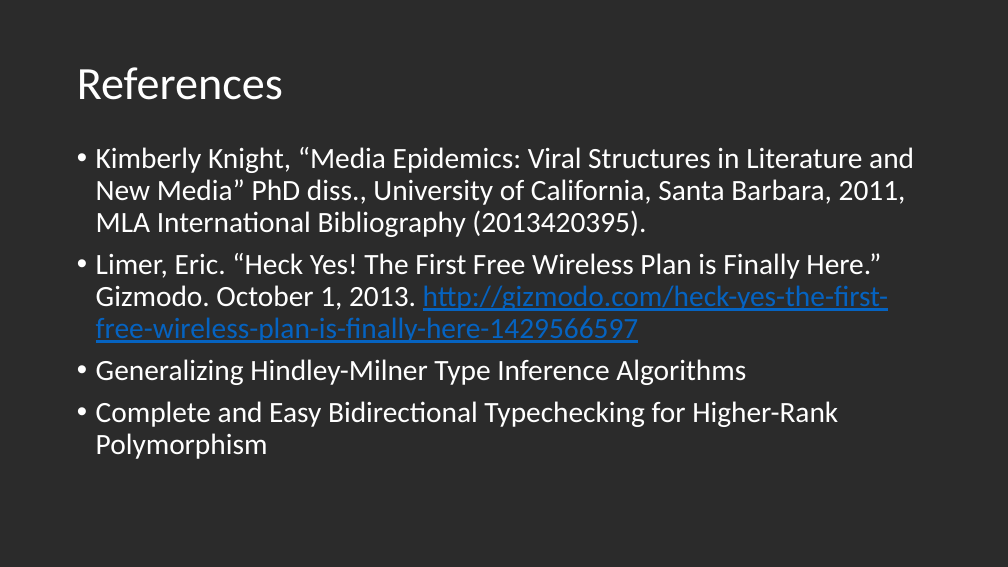
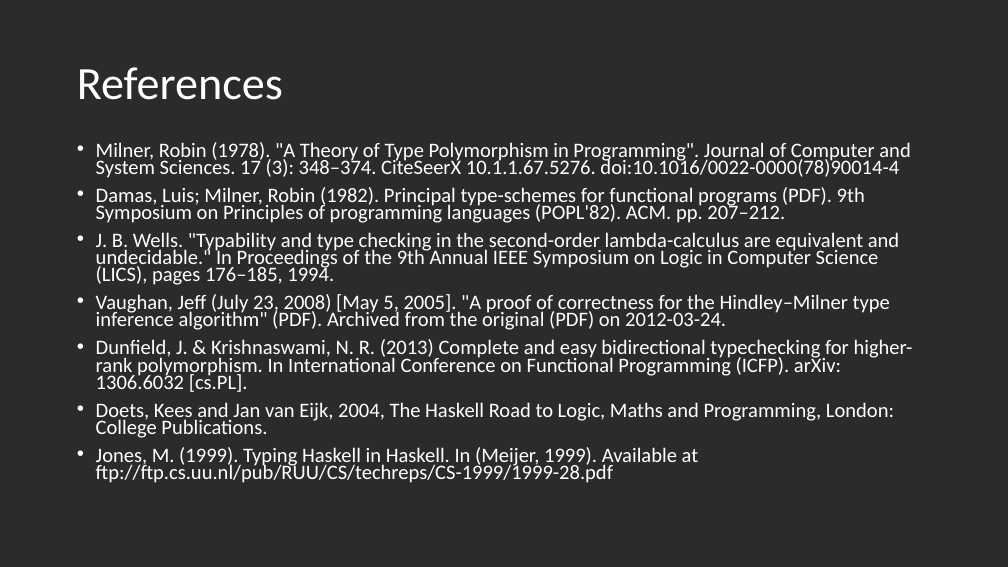
Before and after one commit to seanwestfall/algorithm_w_presentation, a slide deck: slide 33 of Presentation1.pptx. Drawn at 1008x567 pixels with LibreOffice and Linux fonts; fonts in the diff are those of the drawing; background and template pictures are left out; a plain dark background stands for a picture behind light text. Boxes give left, top, right and bottom in pixels: in the first picture for what was removed or moved away, otherwise in the second. Text is boxed around its words. In the diff, an @@ line names an element or a change of style, - is before the commit and + after.

Commit message:
proof of soundness and completeness

```diff
--- a/Presentation1.pptx
+++ b/Presentation1.pptx
@@ text at [96,142,913,483]: text changed; size 28 to 19.6 pt @@
-• Kimberly Knight, “Media Epidemics: Viral Structures in Literature and New Media” PhD diss., University of California, Santa Barbara, 2011, MLA International Bibliography (2013420395).
-• Limer, Eric. “Heck Yes! The First Free Wireless Plan is Finally Here.” Gizmodo. October 1, 2013. http://gizmodo.com/heck-yes-the-first-free-wireless-plan-is-finally-here-1429566597
-• Generalizing Hindley-Milner Type Inference Algorithms
-• Complete and Easy Bidirectional Typechecking for Higher-Rank Polymorphism
+• Milner, Robin (1978). "A Theory of Type Polymorphism in Programming". Journal of Computer and System Sciences. 17 (3): 348–374. CiteSeerX 10.1.1.67.5276. doi:10.1016/0022-0000(78)90014-4
+• Damas, Luis; Milner, Robin (1982). Principal type-schemes for functional programs (PDF). 9th Symposium on Principles of programming languages (POPL'82). ACM. pp. 207–212.
+• J. B. Wells. "Typability and type checking in the second-order lambda-calculus are equivalent and undecidable." In Proceedings of the 9th Annual IEEE Symposium on Logic in Computer Science (LICS), pages 176–185, 1994.
+• Vaughan, Jeff (July 23, 2008) [May 5, 2005]. "A proof of correctness for the Hindley–Milner type inference algorithm" (PDF). Archived from the original (PDF) on 2012-03-24.
+• Dunfield, J. & Krishnaswami, N. R. (2013) Complete and easy bidirectional typechecking for higher-rank polymorphism. In International Conference on Functional Programming (ICFP). arXiv: 1306.6032 [cs.PL].
+• Doets, Kees and Jan van Eijk, 2004, The Haskell Road to Logic, Maths and Programming, London: College Publications.
+• Jones, M. (1999). Typing Haskell in Haskell. In (Meijer, 1999). Available at ftp://ftp.cs.uu.nl/pub/RUU/CS/techreps/CS-1999/1999-28.pdf
```
Also in this commit, not shown: 2 other slides changed, 5 slides added, 5 slides removed.
